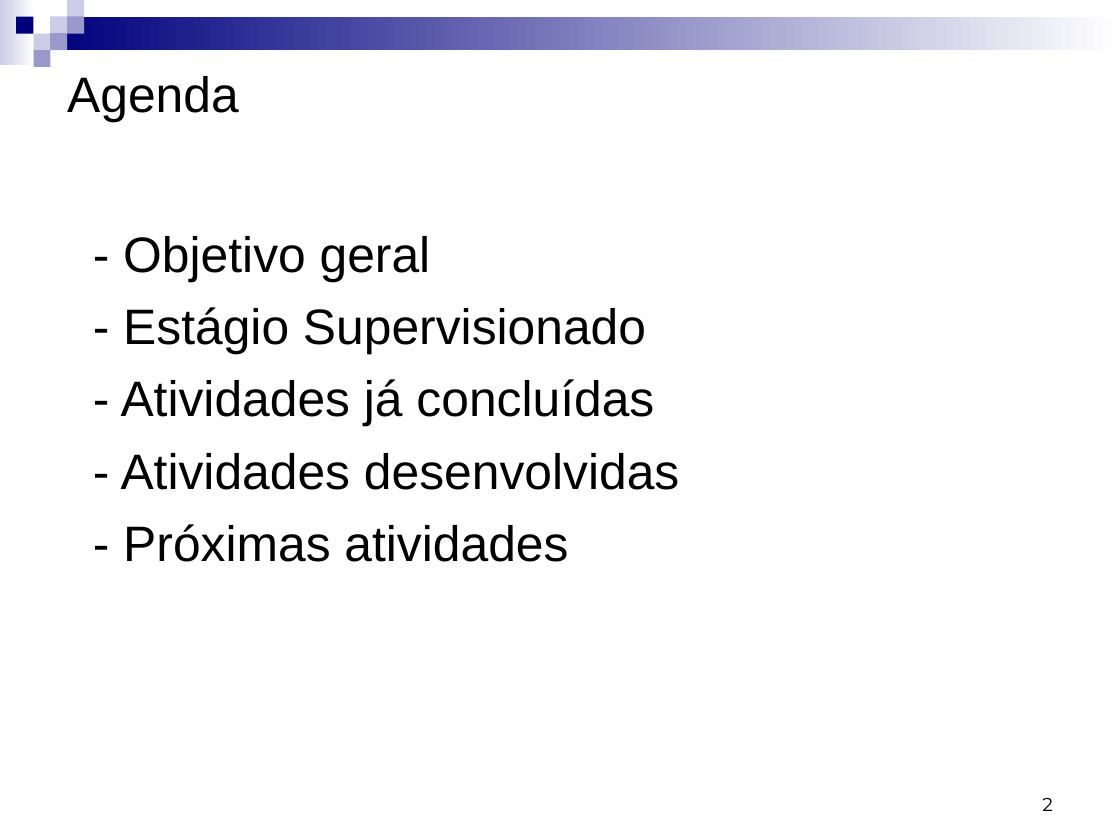
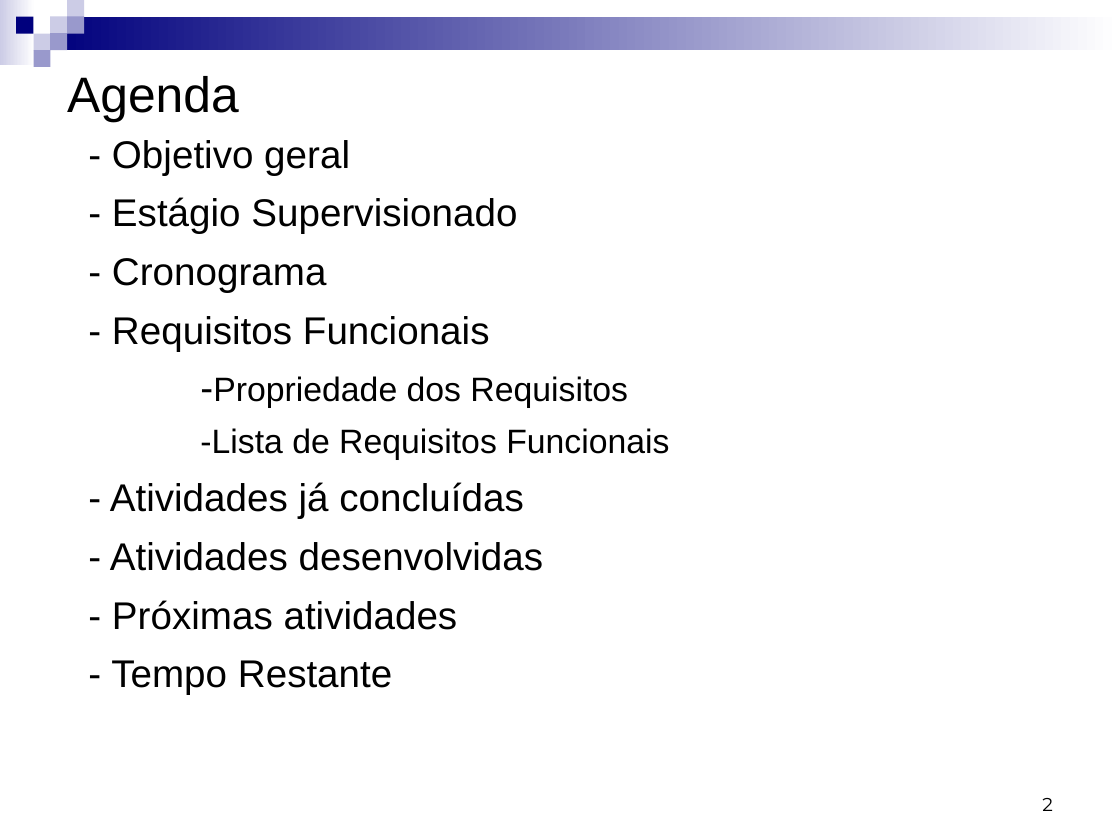
Before and after one commit to Gabrielfgrd/CamaraRB, a slide deck: slide 2 of Documentos/Documentos das aulas/Apresentação para o dia 06.ppt. Drawn at 1120x840 pixels with LibreOffice and Linux fonts; fonts in the diff are those of the drawing. Boxes give left, top, right and bottom in pixels: in the first picture for what was removed or moved away, otherwise in the second. Text is boxed around its words. In the diff, an @@ line names an element or a change of style, - is before the commit and + after.

```diff
--- a/Documentos/Documentos das aulas/Apresentação para o dia 06.ppt
+++ b/Documentos/Documentos das aulas/Apresentação para o dia 06.ppt
@@ text "- Objetivo geral" moved from (x1=121, y1=236, x2=679, y2=562) to (x1=110, y1=140, x2=669, y2=695) @@
@@ text at (x1=110, y1=140, x2=544, y2=630): size 32 to 24.8 pt in "- Objetivo geral", "- Estágio Supervisionado", "- Atividades já concluídas", "- Atividades desenvolvidas" and 1 more places @@
@@ text at (x1=112, y1=258, x2=669, y2=460): paragraphs added @@
+- Cronograma
+- Requisitos Funcionais
+-Propriedade dos Requisitos
+-Lista de Requisitos Funcionais
@@ text at (x1=111, y1=660, x2=392, y2=695): paragraph added @@
+- Tempo Restante
```
Also in this commit, not shown: 4 other slides changed, 6 other files.
